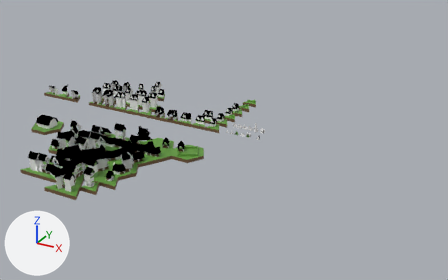
An edit to the Blender file Peces/Tiles/Models/Cases_v02.blend, drawn before and after from the same camera.
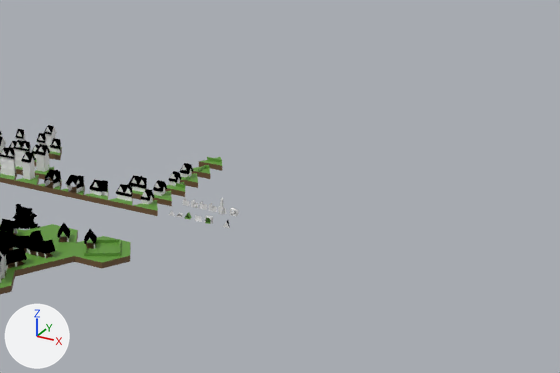
Each version is shown whole from a camera (50 mm lens) standing at (5.3, -37.8, 14.4) and looking at (-10.4, -9.2, 0.1), then close up on the part from 29% to 100% of the width and 4% to 79% of the height. The axes (+X, +Y, +Z) are drawn at lower left. The lights are the same throughout.

Objects in the first close-up: 'Casa_Adossada_EE', 'Casa_Interseccio_EEE', 'Terra_01.115', 'Terra_01.141'.
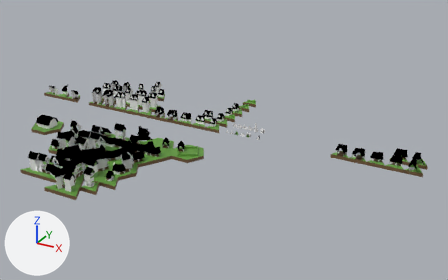
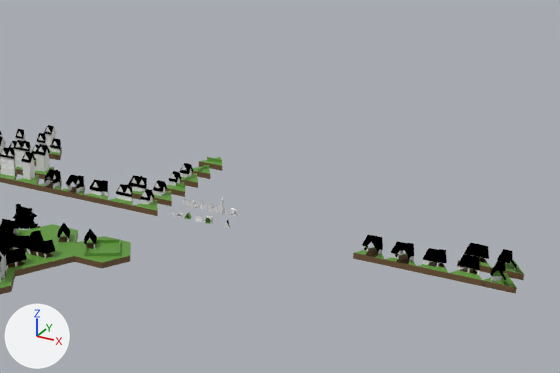
The change, as a diff of the scene's bpy script:
```diff
--- a/Peces/Tiles/Models/Cases_v02.blend.py
+++ b/Peces/Tiles/Models/Cases_v02.blend.py
@@ me_malla_051 @@
+me_malla_051 = me_malla_023.copy(); me_malla_051.name = 'Malla.051'  # the mesh of ob_terra_01_001
@@ me_malla_050 @@
+me_malla_050.from_pydata(...)  # 27 vertices, 27 faces; spans x -0.5..0.5, y -0.2..0.5, z 0.0..0.866
+# faces by material slot: [7, 6, 2, 12]
+me_malla_050.materials.append(mat_terra_001)  # green #62993b
+me_malla_050.materials.append(mat_sota_terra_001)  # brown #72593a
+me_malla_050.materials.append(mat_paret)  # white #e7e7e7
+me_malla_050.materials.append(mat_teulada)
@@ ob_casa_cantonera_e_005 @@
+ob_casa_cantonera_e_005 = bpy.data.objects.new('Casa_Cantonera_E.005', me_malla_051)
+ob_casa_cantonera_e_005.location = (-0.5, -6.87, 0.0)
+ob_casa_cantonera_e_005.rotation_euler = (1.571, 0.0, 2.094)  # degrees (90, 0, 120)
@@ ob_casa_cantonera_d_008 @@
+ob_casa_cantonera_d_008 = bpy.data.objects.new('Casa_Cantonera_D.008', me_malla_050)
+ob_casa_cantonera_d_008.location = (-0.5, -7.87, 0.0)
+ob_casa_cantonera_d_008.rotation_euler = (1.571, 0.0, 2.094)  # degrees (90, 0, 120)
@@ ob_casa_adossada_simetrica_ed_002 @@
+ob_casa_adossada_simetrica_ed_002 = bpy.data.objects.new('Casa_Adossada_Simetrica_ED.002', me_malla_019.copy())  # the mesh of ob_casa_adossada_simetrica_ed
+ob_casa_adossada_simetrica_ed_002.location = (-1.0, -6.0, 0.0)
+ob_casa_adossada_simetrica_ed_002.rotation_euler = (1.571, 0.0, 0.0)  # degrees (90, 0, 0)
@@ ob_casa_interseccio_eee_002 @@
+ob_casa_interseccio_eee_002 = bpy.data.objects.new('Casa_Interseccio_EEE.002', me_malla_007.copy())  # the mesh of ob_terra_01_099
+ob_casa_interseccio_eee_002.location = (-3.0, -7.0, 0.0)
+ob_casa_interseccio_eee_002.rotation_euler = (1.571, 0.0, 0.0)  # degrees (90, 0, 0)
@@ ob_casa_interseccio_ede_001 @@
+ob_casa_interseccio_ede_001 = bpy.data.objects.new('Casa_Interseccio_EDE.001', me_malla_026.copy())  # the mesh of ob_terra_01_104
+ob_casa_interseccio_ede_001.location = (-4.0, -7.0, 0.0)
+ob_casa_interseccio_ede_001.rotation_euler = (1.571, 0.0, 0.0)  # degrees (90, 0, 0)
@@ ob_casa_cantonera_e_004 @@
+ob_casa_cantonera_e_004 = bpy.data.objects.new('Casa_Cantonera_E.004', me_malla_051)
+ob_casa_cantonera_e_004.location = (0.0, -6.0, 0.0)
+ob_casa_cantonera_e_004.rotation_euler = (1.571, 0.0, 0.0)  # degrees (90, 0, 0)
@@ ob_casa_cantonera_d_006 @@
+ob_casa_cantonera_d_006 = bpy.data.objects.new('Casa_Cantonera_D.006', me_malla_050)
+ob_casa_cantonera_d_006.location = (0.0, -7.0, 0.0)
+ob_casa_cantonera_d_006.rotation_euler = (1.571, 0.0, 0.0)  # degrees (90, 0, 0)
@@ ob_casa_adossada_simetrica_de_002 @@
+ob_casa_adossada_simetrica_de_002 = bpy.data.objects.new('Casa_Adossada_Simetrica_DE.002', me_malla_032.copy())  # the mesh of ob_terra_01_041
+ob_casa_adossada_simetrica_de_002.location = (-1.0, -7.0, 0.0)
+ob_casa_adossada_simetrica_de_002.rotation_euler = (1.571, 0.0, 0.0)  # degrees (90, 0, 0)
@@ ob_casa_adossada_ee_002 @@
+ob_casa_adossada_ee_002 = bpy.data.objects.new('Casa_Adossada_EE.002', me_malla_021.copy())  # the mesh of ob_terra_01_105
+ob_casa_adossada_ee_002.location = (-2.0, -7.0, 0.0)
+ob_casa_adossada_ee_002.rotation_euler = (1.571, 0.0, 0.0)  # degrees (90, 0, 0)
```

Location of each change, [x1, y1, x2, y2] in pixels of the close-ups (560 x 373 px):
'Casa_Adossada_EE.002', added: after [416, 248, 449, 279]
'Casa_Adossada_Simetrica_DE.002', added: after [448, 254, 482, 286]
'Casa_Interseccio_EEE.002', added: after [384, 241, 416, 272]
'Casa_Interseccio_EDE.001', added: after [353, 235, 384, 265]
'Casa_Adossada_Simetrica_ED.002', added: after [457, 243, 491, 273]
'Casa_Cantonera_D.008', added: after [483, 265, 514, 292]
'Casa_Cantonera_E.004', added: after [490, 249, 524, 280]
'Casa_Cantonera_D.006', added: after [482, 261, 517, 294]
'Casa_Cantonera_E.005', added: after [490, 253, 524, 280]
